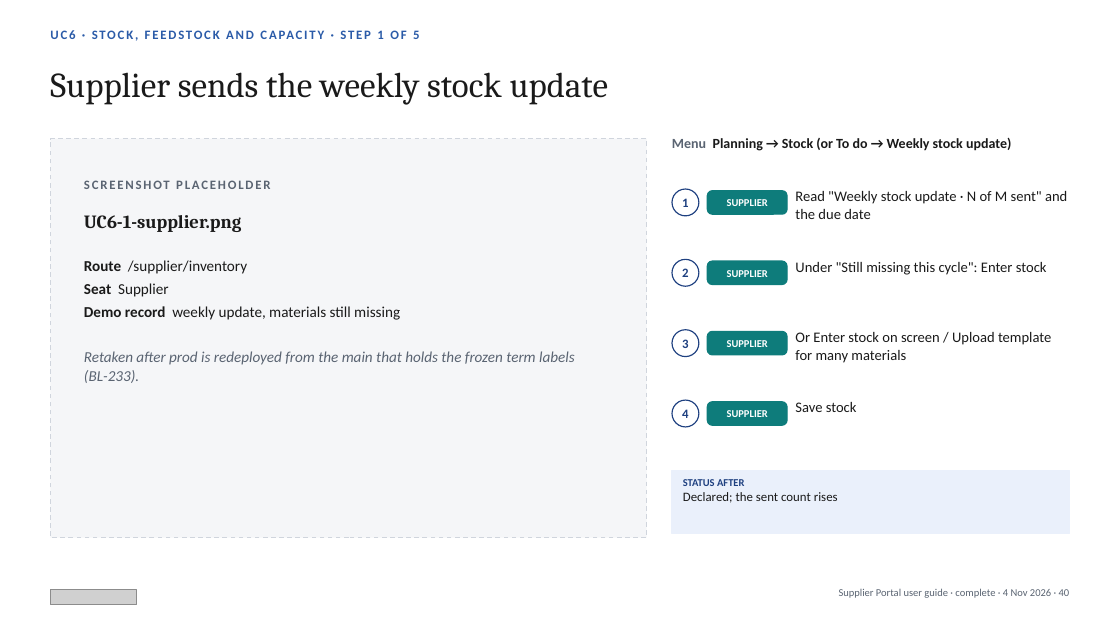
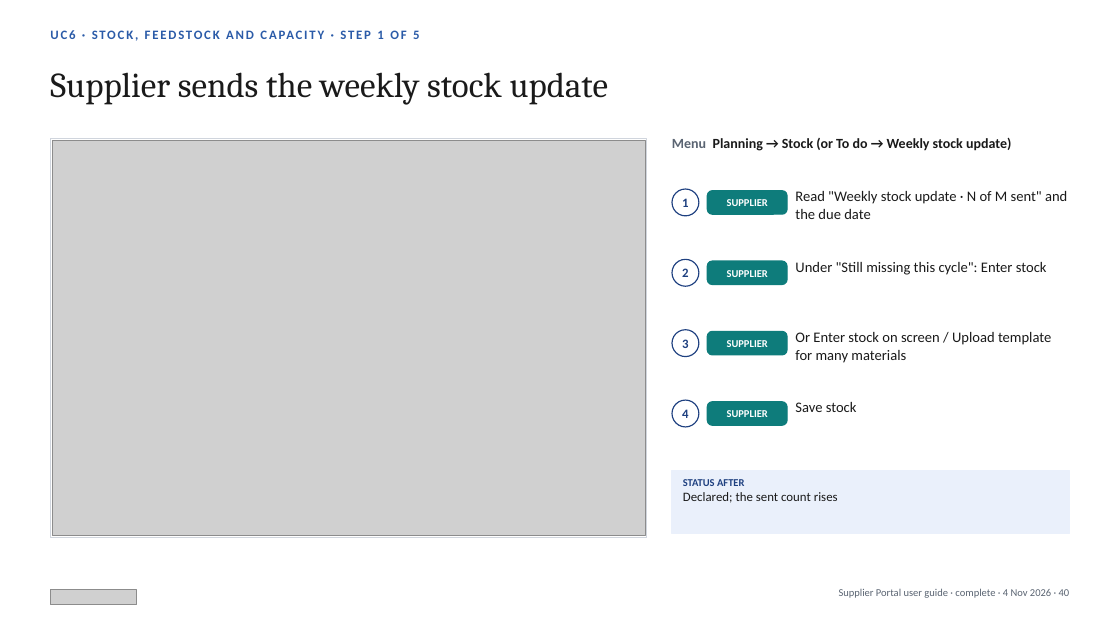
Before and after one commit to javal999/paragon-supplier-portal, a slide deck: slide 40 of docs/supplier-hub/user-guide/Paragon-Supplier-Portal-User-Guide.pptx. Drawn at 1120x630 pixels with LibreOffice and Linux fonts; fonts in the diff are those of the drawing; grey boxes stand for pictures. Boxes give left, top, right and bottom in pixels: in the first picture for what was removed or moved away, otherwise in the second. Text is boxed around its words. In the diff, an @@ line names an element or a change of style, - is before the commit and + after.

```diff
--- a/docs/supplier-hub/user-guide/Paragon-Supplier-Portal-User-Guide.pptx
+++ b/docs/supplier-hub/user-guide/Paragon-Supplier-Portal-User-Guide.pptx
@@ rectangle at [50, 139, 647, 538]: fill #F5F6F8 to #FFFFFF; outline #D0D5DD 1 pt dashed to #D0D5DD 0.75 pt @@
@@ picture added at [52, 140, 645, 536] @@
@@ text removed at [84, 180, 270, 189] @@
-SCREENSHOT PLACEHOLDER
@@ text removed at [84, 215, 241, 232] @@
-UC6-1-supplier.png
@@ text removed at [84, 260, 575, 383] @@
-Route /supplier/inventory
-Seat Supplier
-Demo record weekly update, materials still missing
-Retaken after prod is redeployed from the main that holds the frozen term labels (BL-233).
```
Also in this commit, not shown: 36 other slides changed, 40 other files.
